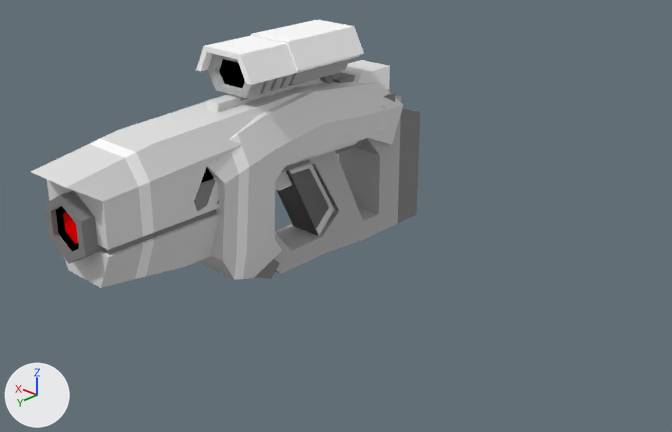
The Blender file src/resources/weapons.blend, before and after one commit.
Both versions are drawn from a 50 mm camera at (-2.43, 2.53, 1.41) aimed at (-0.47, 0.4, 0.16). Arrows for +X, +Y and +Z are at lower left; the lights stay in place. The same objects are shown in both versions, whatever each file hides.

Script lines for the objects in view, before the commit:
```python
ob_laser_pistol = bpy.data.objects.new('laser pistol', me_cube)
ob_laser_pistol.location = (0.0, 0.0, 0.0)
ob_laser_rifle = bpy.data.objects.new('laser rifle', me_cube_001)
ob_laser_rifle.location = (0.0, 0.0, 0.0)
ob_laser_smg = bpy.data.objects.new('laser smg', me_cube_002)
ob_laser_smg.location = (0.0, 0.0, 0.0)
```
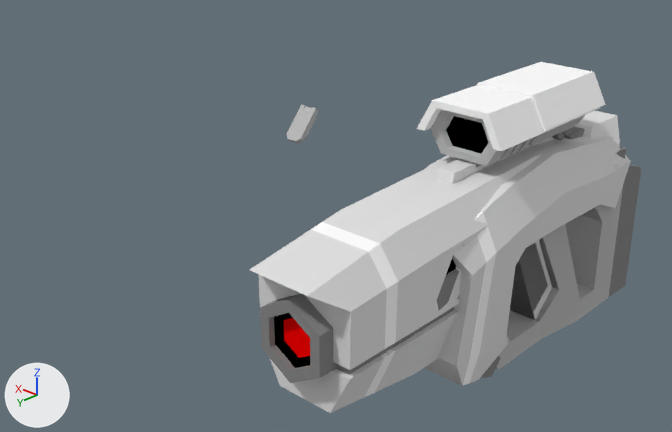
Changed parts and their boxes (x1, y1, x2, y2) in the pictures (672 x 432 px):
'laser rifle', moved: before (31, 36, 420, 288); after (249, 85, 642, 413)
'laser smg', moved: before (194, 20, 403, 280); after (425, 62, 631, 386)
'laser pistol', moved: before (278, 60, 396, 235); after (529, 111, 626, 319)

What changed in the scene script:
```text
Change ob_laser_pistol:
    ob_laser_pistol.location: (0.0, 0.0, 0.0) -> (-1.0, 0.0, 0.0)
Change ob_laser_rifle:
    ob_laser_rifle.location: (0.0, 0.0, 0.0) -> (-1.0, 0.0, 0.0)
Change ob_laser_smg:
    ob_laser_smg.location: (0.0, 0.0, 0.0) -> (-1.0, 0.0, 0.0)
```
